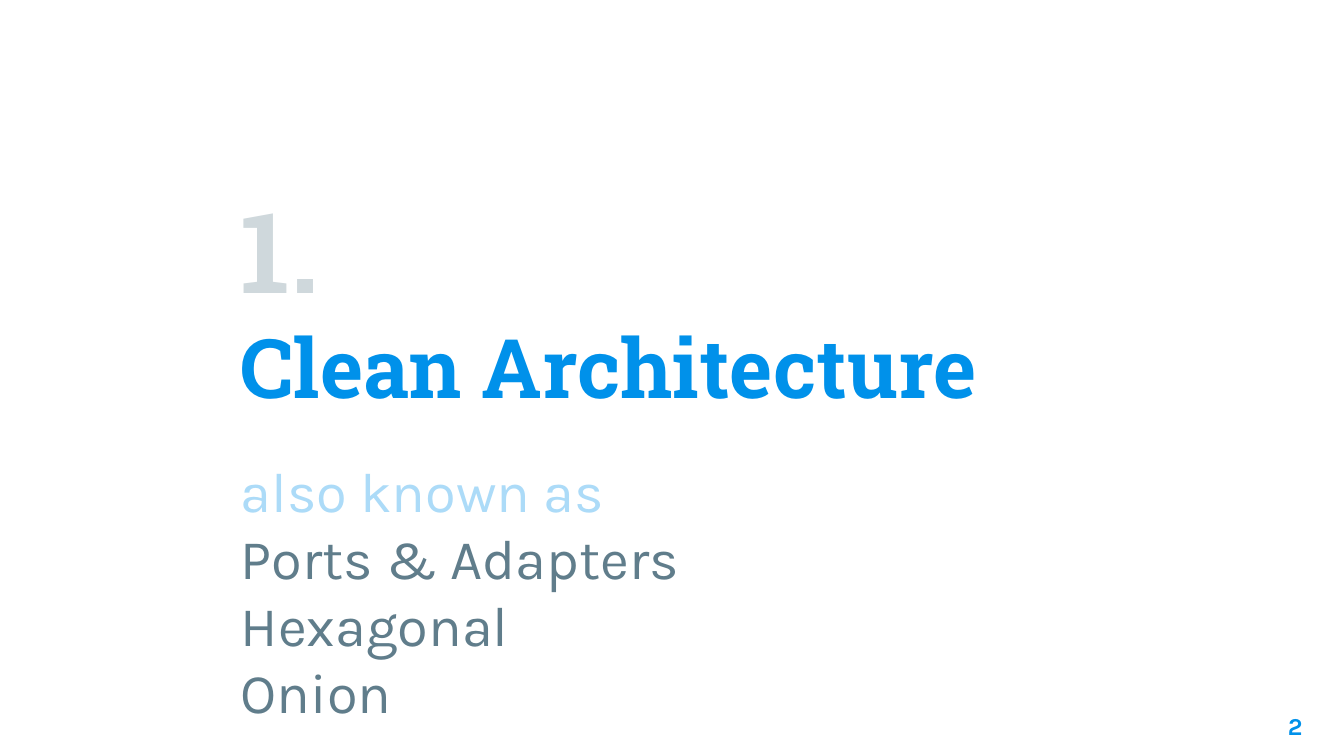
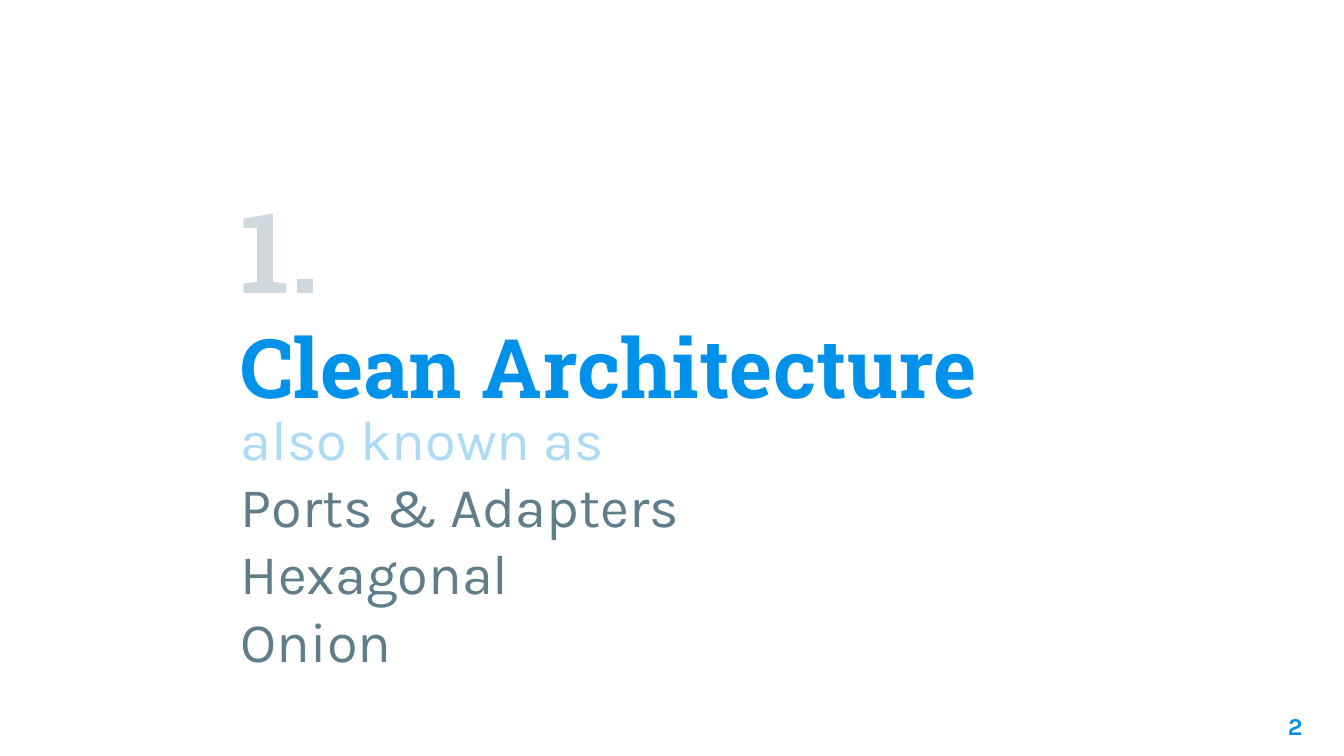
Before and after one commit to benjaminsampica/techtalks, a slide deck: slide 2 of VerticalSliceArchitecture/Vertical Slice Architecture.pptx. Drawn at 1344x756 pixels with LibreOffice and Linux fonts; fonts in the diff are those of the drawing; background and template pictures are left out. Boxes give left, top, right and bottom in pixels: in the first picture for what was removed or moved away, otherwise in the second. Text is boxed around its words. In the diff, an @@ line names an element or a change of style, - is before the commit and + after.

```diff
--- a/VerticalSliceArchitecture/Vertical Slice Architecture.pptx
+++ b/VerticalSliceArchitecture/Vertical Slice Architecture.pptx
@@ subtitle "also known as": place and size @@
-subtitle "also known as" at <box>241,474,679,714</box>
+subtitle "also known as" at <box>241,422,679,663</box>
```
Also in this commit, not shown: 7 other slides changed, 4 slides added, 3 other files.
